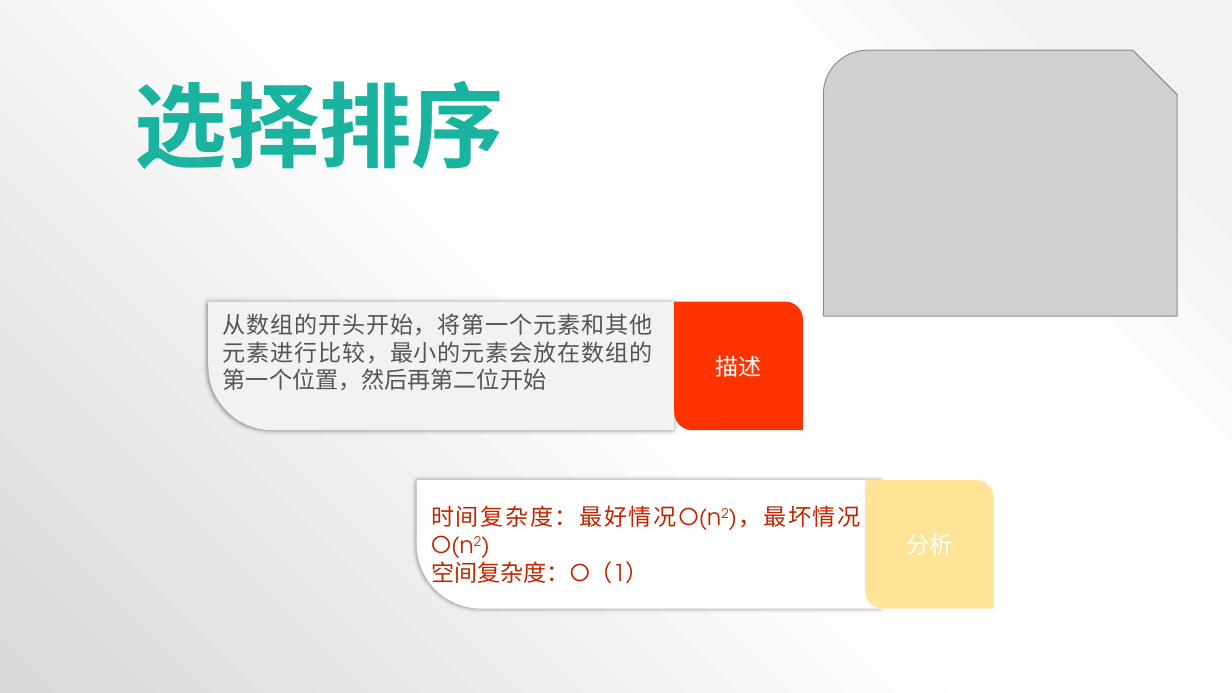
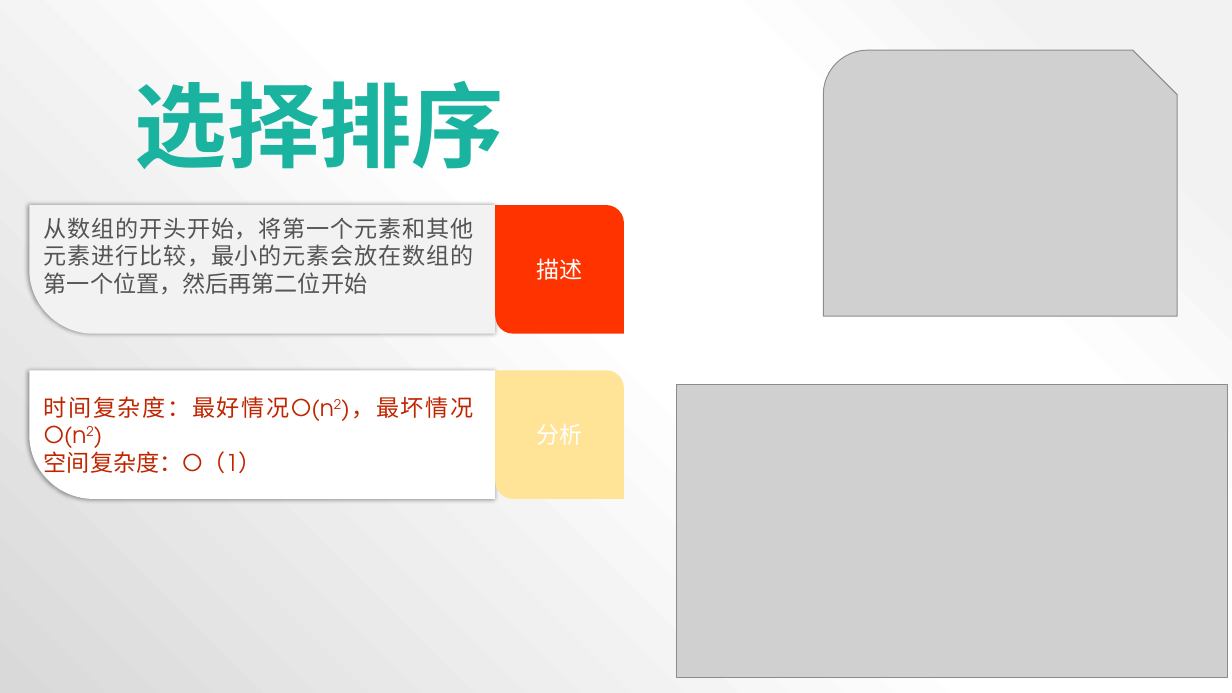
Before and after one commit to ZSI2017/Algorithms, a slide deck: slide 5 of 算法简介.pptx. Drawn at 1232x693 pixels with LibreOffice and Linux fonts; fonts in the diff are those of the drawing; grey boxes stand for pictures. Boxes give left, top, right and bottom in pixels: in the first picture for what was removed or moved away, otherwise in the second. Text is boxed around its words. In the diff, an @@ line names an element or a change of style, - is before the commit and + after.

```diff
--- a/算法简介.pptx
+++ b/算法简介.pptx
@@ freeform shape "从数组的开头开始，将第一个元素和其他元素进行比较，最小的元素会放在数组的第一个位置，然后再第二位开始": place and size @@
-freeform shape "从数组的开头开始，将第一个元素和其他元素进行比较，最小的元素会放在数组的第一个位置，然后再第二位开始" at (208, 301, 674, 430)
+freeform shape "从数组的开头开始，将第一个元素和其他元素进行比较，最小的元素会放在数组的第一个位置，然后再第二位开始" at (30, 205, 495, 334)
@@ round diag rect "描述": place and size @@
-round diag rect "描述" at (675, 301, 803, 430)
+round diag rect "描述" at (495, 205, 624, 334)
@@ freeform shape "时间复杂度：最好情况O(n2)，最坏情况O(n2)": place and size @@
-freeform shape "时间复杂度：最好情况O(n2)，最坏情况O(n2)" at (417, 480, 883, 608)
+freeform shape "时间复杂度：最好情况O(n2)，最坏情况O(n2)" at (30, 371, 495, 499)
@@ round diag rect: place and size @@
-round diag rect at (865, 480, 994, 608)
+round diag rect at (495, 371, 624, 499)
@@ picture added at (677, 384, 1227, 677) @@
```
Also in this commit, not shown: 1 other slide changed, 7 other files.
